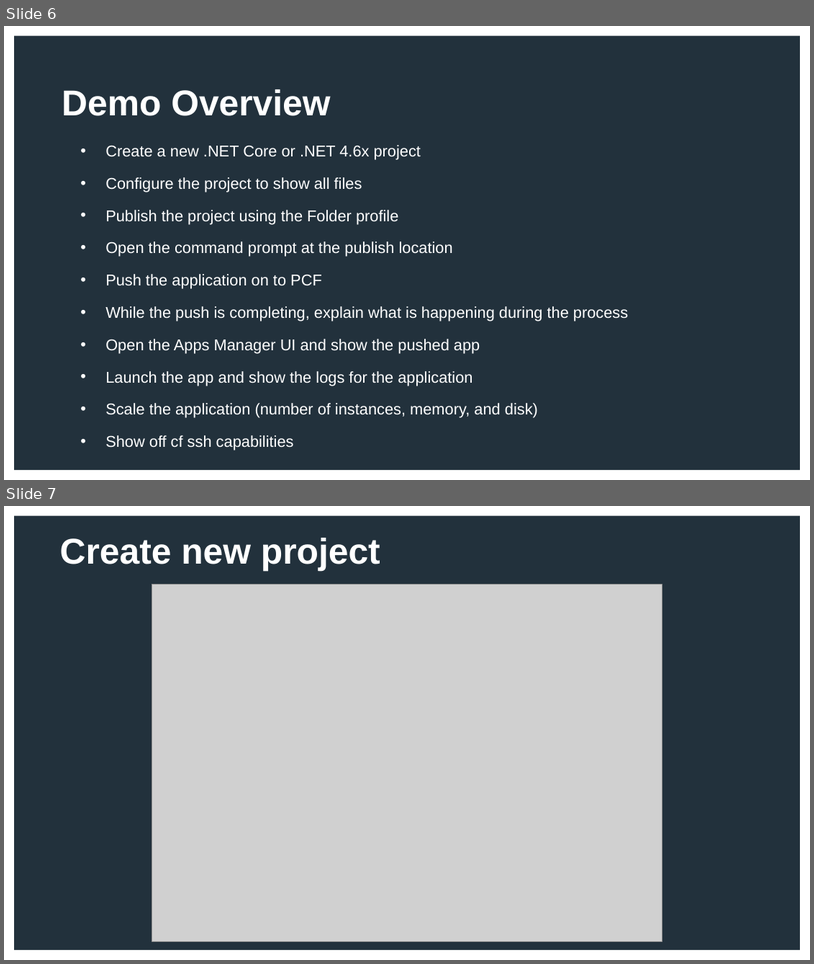
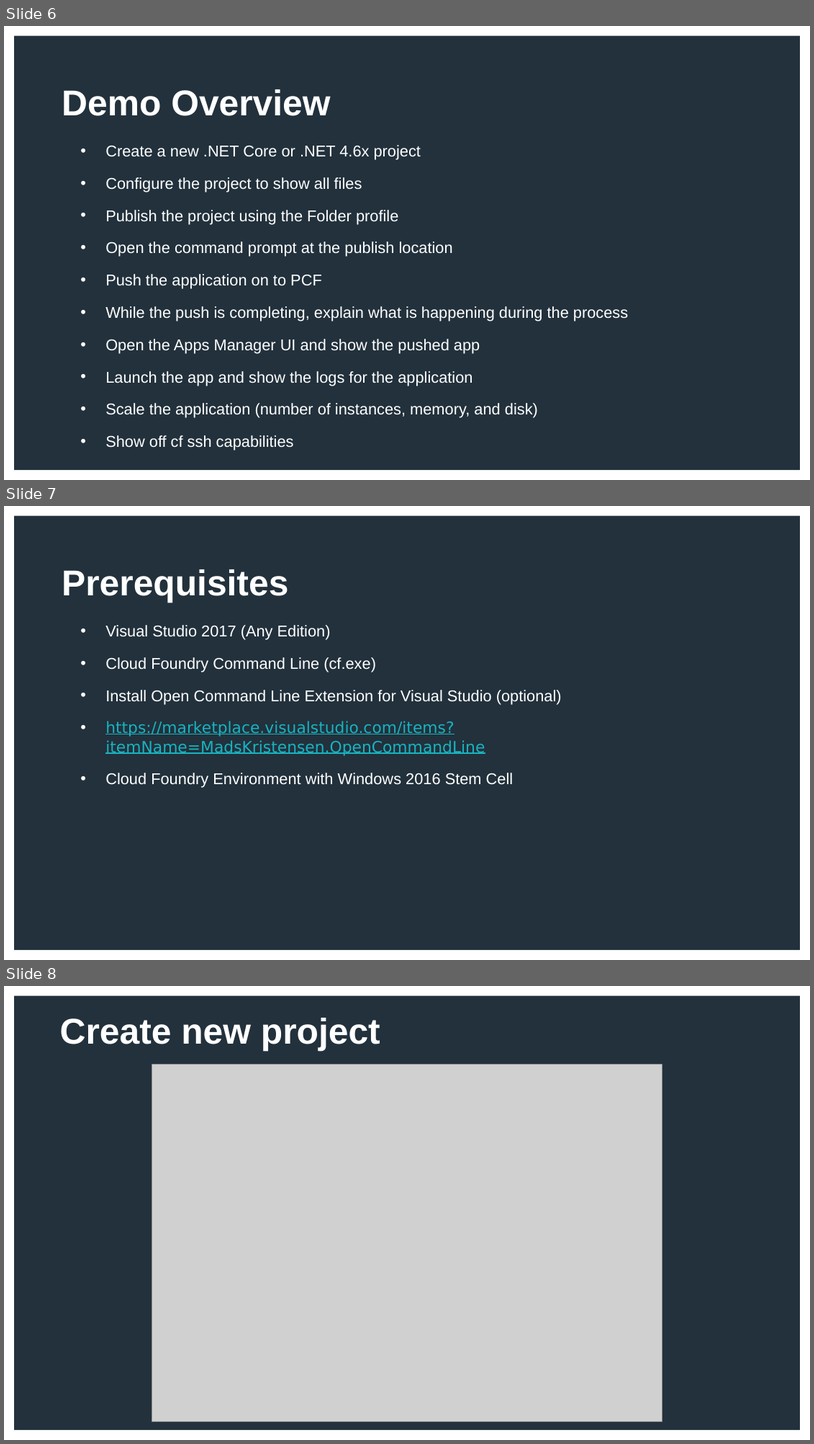
Before and after one commit to Tanzu-Solutions-Engineering/idea2prod-demo, a slide deck: instructions/Idea 2 Prod - S1P DotNet Demo.pptx. Shown one above the other, each under a label of ours: slides 6 and 7 before the commit, slides 6, 7 and 8 after it. The pictures are 814x964 and 814x1444 pixels, drawn with LibreOffice and Linux fonts; fonts in the diff are those of the drawing; grey boxes stand for pictures; background and template pictures are left out. Boxes give left, top, right and bottom in pixels: in the first picture for what was removed or moved away, otherwise in the second. Text is boxed around its words. In the diff, an @@ line names an element or a change of style, - is before the commit and + after.

```diff
--- a/instructions/Idea 2 Prod - S1P DotNet Demo.pptx
+++ b/instructions/Idea 2 Prod - S1P DotNet Demo.pptx
@@ slide 7 added at box(4, 506, 810, 960), background #FFFFFF; not listed: 1 template element that a slide beside it also shows @@
@@ text added at box(62, 569, 288, 602), 32 pt, text #FFFFFF, bold @@
+Prerequisites
@@ text added at box(106, 625, 562, 788), 14 pt, text #FFFFFF @@
+• Visual Studio 2017 (Any Edition)
+• Cloud Foundry Command Line (cf.exe)
+• Install Open Command Line Extension for Visual Studio (optional)
+• https://marketplace.visualstudio.com/items?itemName=MadsKristensen.OpenCommandLine
+    • Cloud Foundry Environment with Windows 2016 Stem Cell
@@ what was slide 7 is now slide 8 @@
```
Also in this commit, not shown: 2 slides changed.
